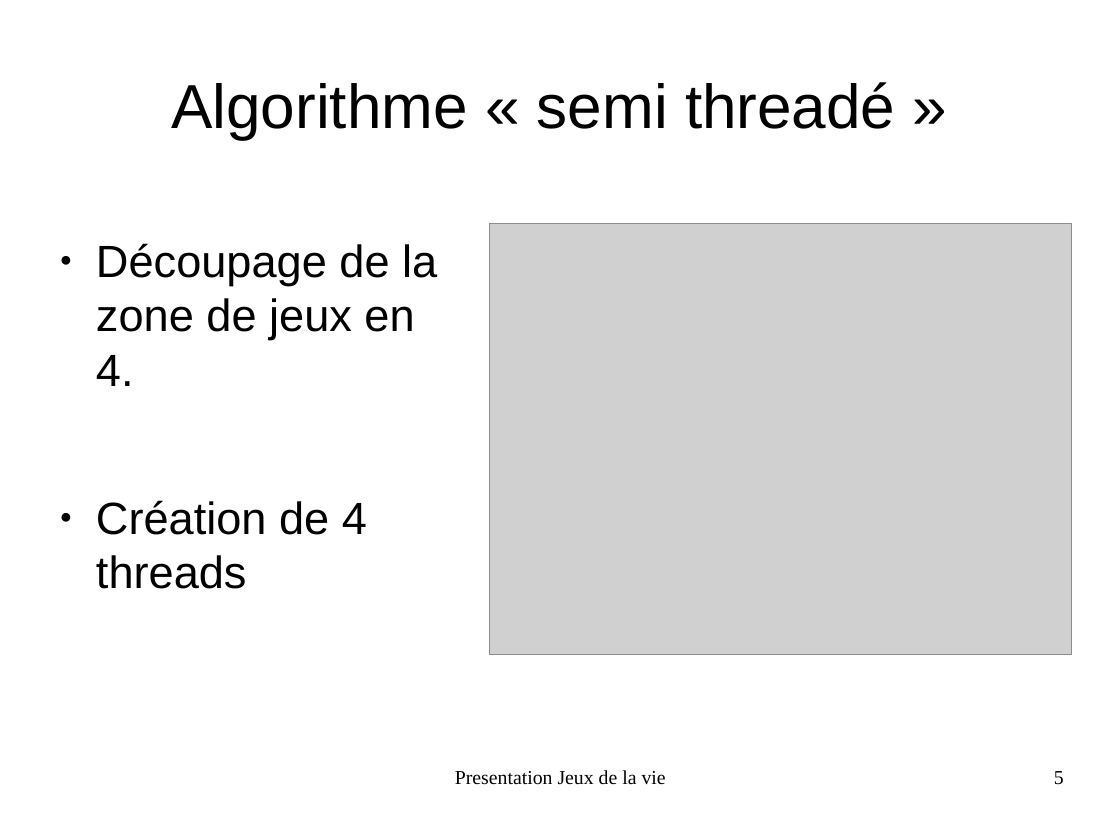
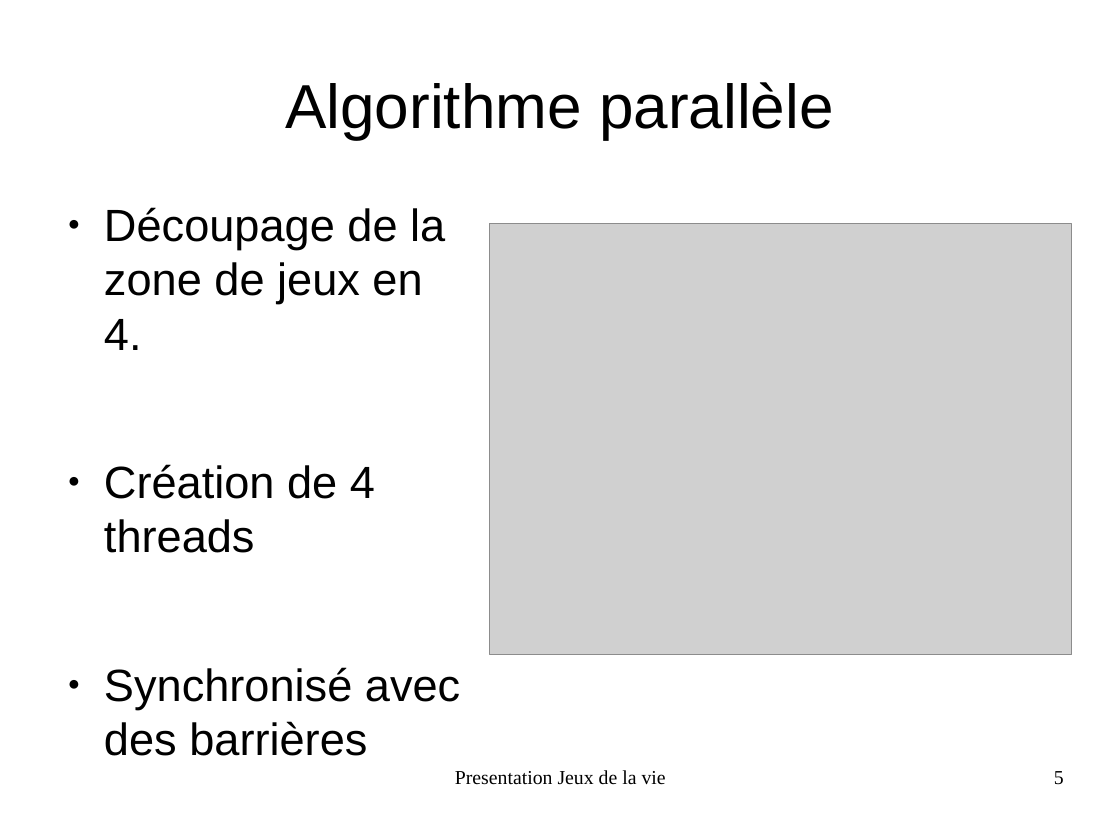
Before and after one commit to FabienInspiron/lifegame, a slide deck: slide 5 of Rapport/Presentation.odp. Drawn at 1120x840 pixels with LibreOffice and Linux fonts; fonts in the diff are those of the drawing; grey boxes stand for pictures. Boxes give left, top, right and bottom in pixels: in the first picture for what was removed or moved away, otherwise in the second. Text is boxed around its words. In the diff, an @@ line names an element or a change of style, - is before the commit and + after.

```diff
--- a/Rapport/Presentation.odp
+++ b/Rapport/Presentation.odp
@@ title at (285, 82, 834, 139): text changed @@
-Algorithme « semi threadé »
+Algorithme parallèle
@@ text "Découpage de la zone de ...": place and size @@
-text "Découpage de la zone de ..." at (96, 243, 437, 589)
+text "Découpage de la zone de ..." at (104, 207, 460, 756)
@@ text at (104, 667, 460, 756): paragraph added @@
+● Synchronisé avec des barrières
```
Also in this commit, not shown: 9 other slides changed, 1 slide removed, 1 other file.
